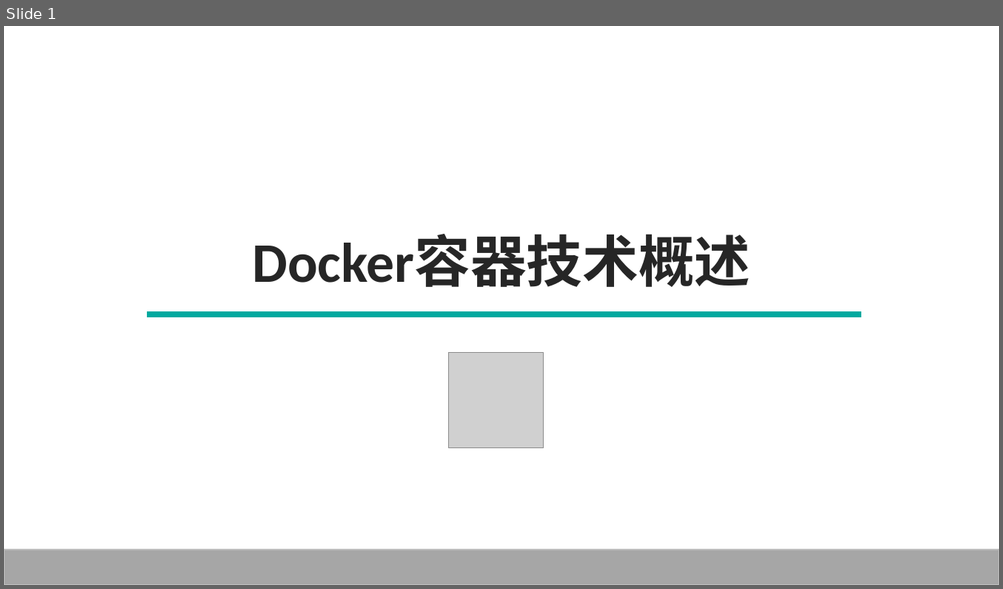
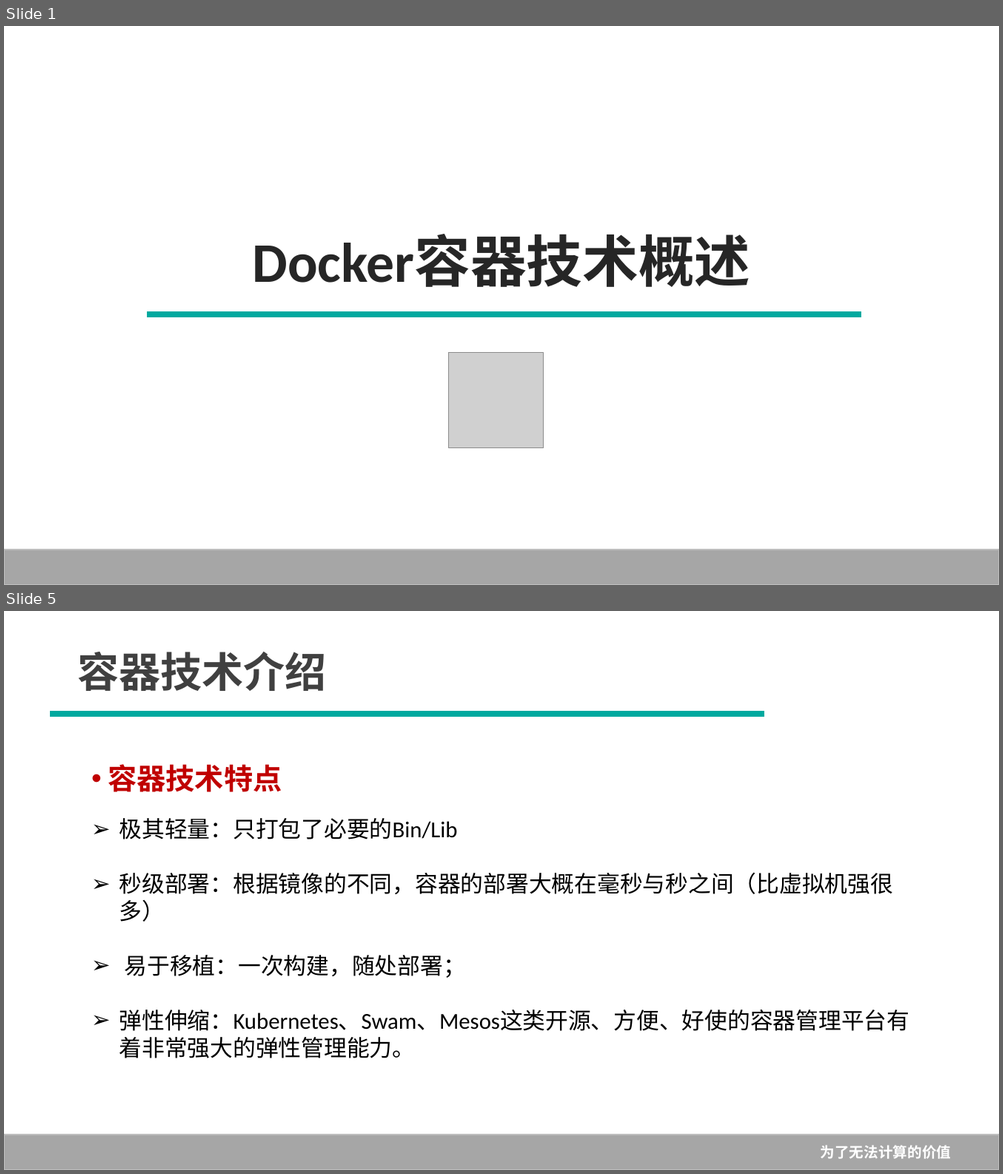
Before and after one commit to Rain-Ricky/TEST1, a slide deck: 1--Docker概述.pptx. Shown one above the other, each under a label of ours: slide 1 before the commit, slides 1 and 5 after it; the slides between them are not shown. The pictures are 1003x589 and 1003x1174 pixels, drawn with LibreOffice and Linux fonts; fonts in the diff are those of the drawing; grey boxes stand for pictures; background and template pictures are left out. Boxes give left, top, right and bottom in pixels: in the first picture for what was removed or moved away, otherwise in the second. Text is boxed around its words. In the diff, an @@ line names an element or a change of style, - is before the commit and + after.

```diff
--- a/1--Docker概述.pptx
+++ b/1--Docker概述.pptx
@@ slide 5 added at (x1=4, y1=611, x2=999, y2=1170), background #FFFFFF @@
@@ text added at (x1=78, y1=652, x2=327, y2=691), 40 pt, text #404040, bold @@
+容器技术介绍
@@ line added from (51, 714) to (764, 714), #00A99F 5.75 pt @@
@@ text added at (x1=108, y1=764, x2=282, y2=792), 28 pt, text #C00000, bold @@
+• 容器技术特点
@@ text added at (x1=119, y1=818, x2=910, y2=1059), 22 pt, text #000000 @@
+➢ 极其轻量：只打包了必要的Bin/Lib
+➢ 秒级部署：根据镜像的不同，容器的部署大概在毫秒与秒之间（比虚拟机强很多）
+➢ 易于移植：一次构建，随处部署；
+➢ 弹性伸缩：Kubernetes、Swam、Mesos这类开源、方便、好使的容器管理平台有着非常强大的弹性管理能力。
@@ rectangle added at (x1=4, y1=1135, x2=999, y2=1170), fill #A6A6A6, outline #BFBFBF 1 pt, 14 pt, text #FFFFFF, bold @@
+为了无法计算的价值
```
Also in this commit, not shown: 7 slides changed, 11 other slides added, 3 slides removed, 1 other file.
